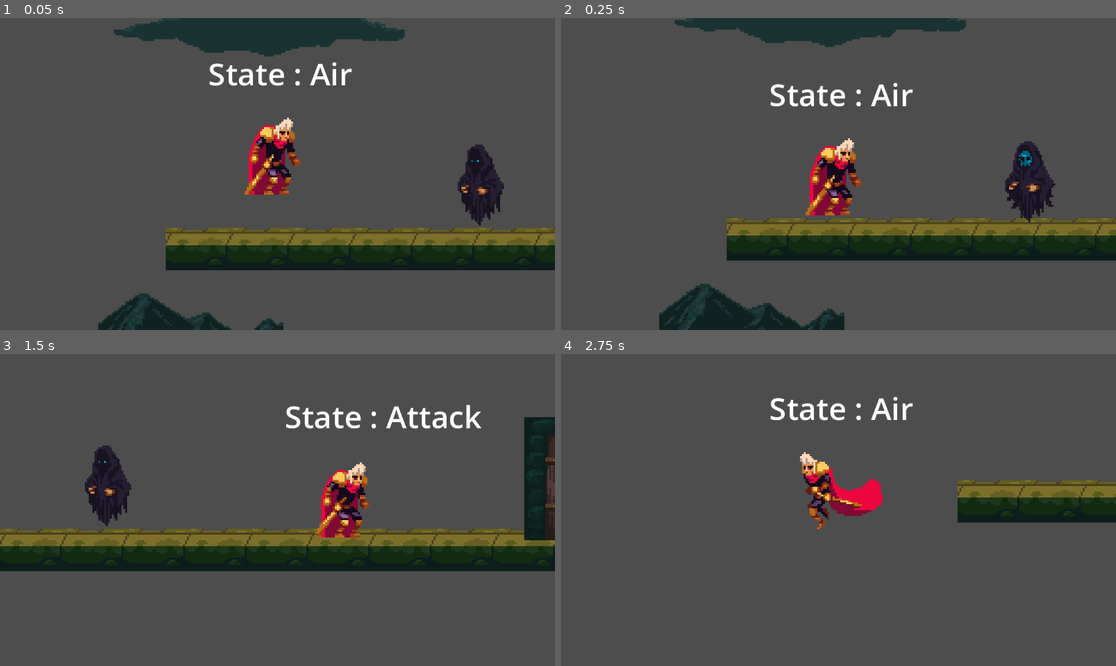
Above: before the commit, frames 1-4 (two rows, left to right).
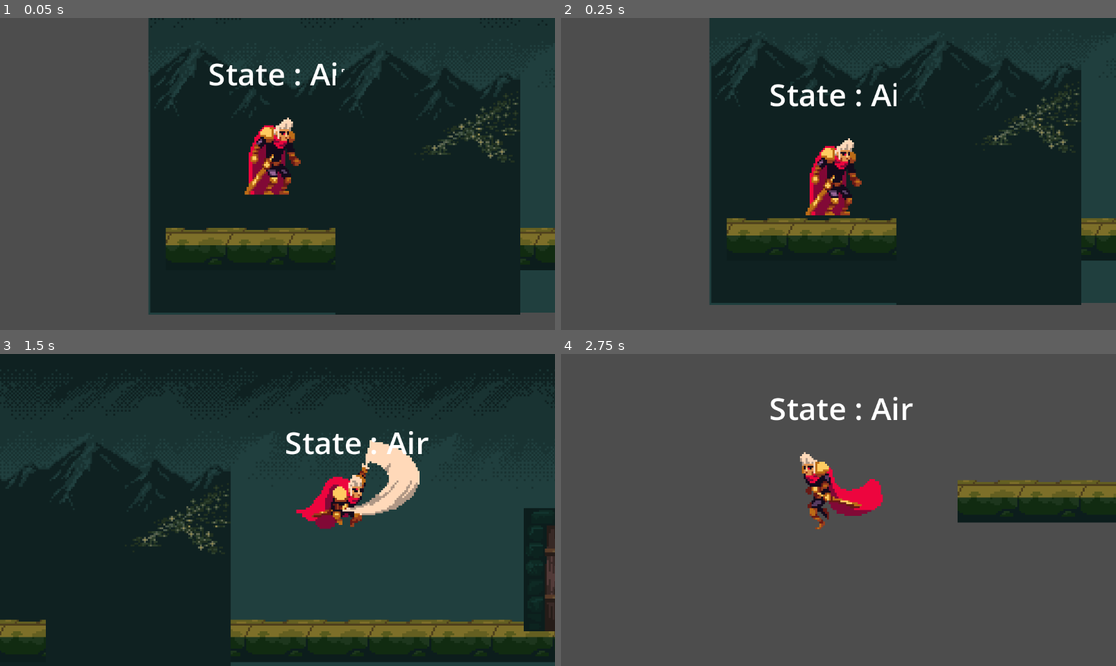
Above: after the commit, the same moments.

Repository: Ai2045/Godot_Game
Game: Godot game, scene res://Levels/test_level.tscn
The game is run twice, just before and just after one commit, with the same random seed, the same clock (stepped at 60 frames per second) and the same inputs.
Inputs:
- Up to frame 1 (0.05 s): no input
- Up to frame 2 (0.25 s): no input
- Up to frame 3 (1.5 s): hold D (right) from 0.53 s (still down); tap Space (jump) at 0.6, 0.77, 1.07 s; tap F (attack) at 1.35 s
- Up to frame 4 (2.75 s): tap Space (jump) at 1.52, 1.55, 1.82, 2.1 s; release D (right) at 2.03 s; hold A (left) from 2.03 s (still down)

The runs differ from the first frame. In frame 1, 56% of the frame differs, in the area x 17-100%, y 0-100%; in frame 2, 56%; in frame 3, 94%, in the area x 0-100%, y 0-100%; in frame 4, nothing differs.

Commit message:
init background

Diff:
--- a/Character/player.gd
+++ b/Character/player.gd
@@ -2,7 +2,7 @@
 
 class_name  Player
 @export var speed: float = 200.0
-@export var jump_velocity: float = -150.0
+@export var jump_velocity: float = -250.0
 
 @onready var sprite: Sprite2D = $Sprite2D
 @onready var animation_tree: AnimationTree = $AnimationTree
--- a/Levels/test_level.tscn
+++ b/Levels/test_level.tscn
@@ -935,20 +935,38 @@
 position = Vector2(342.5, 63.5)
 shape = SubResource("RectangleShape2D_1emlp")
 
-[node name="ParallaxBackground" type="ParallaxBackground" parent="."]
-
-[node name="sky" type="Sprite2D" parent="ParallaxBackground"]
-position = Vector2(-64, 4)
+[node name="backGround" type="ParallaxBackground" parent="."]
+
+[node name="skyLayer" type="ParallaxLayer" parent="backGround"]
+
+[node name="sky" type="Sprite2D" parent="backGround/skyLayer"]
+position = Vector2(23, 23)
 texture = ExtResource("6_1bolm")
 
-[node name="ParallaxLayer" type="ParallaxLayer" parent="ParallaxBackground"]
-
-[node name="Night-town-background-mountains" type="Sprite2D" parent="."]
-position = Vector2(-3, 151)
+[node name="sky2" type="Sprite2D" parent="backGround/skyLayer"]
+position = Vector2(116, 23)
+texture = ExtResource("6_1bolm")
+
+[node name="sky3" type="Sprite2D" parent="backGround/skyLayer"]
+position = Vector2(212, 22)
+texture = ExtResource("6_1bolm")
+
+[node name="sky4" type="Sprite2D" parent="backGround/skyLayer"]
+position = Vector2(307, 23)
+texture = ExtResource("6_1bolm")
+
+[node name="sky5" type="Sprite2D" parent="backGround/skyLayer"]
+position = Vector2(400, 23)
+texture = ExtResource("6_1bolm")
+
+[node name="mountainsLayer" type="ParallaxLayer" parent="backGround"]
+
+[node name="mountain" type="Sprite2D" parent="backGround/mountainsLayer"]
+position = Vector2(24, 22)
 texture = ExtResource("7_egh7q")
 
 [node name="Night-town-background-mountains-lights" type="Sprite2D" parent="."]
-position = Vector2(-72, 283)
+position = Vector2(120, 23)
 texture = ExtResource("8_78hil")
 
 [node name="Night-town-background-forest" type="Sprite2D" parent="."]
@@ -960,7 +978,7 @@
 texture = ExtResource("10_qwuu5")
 
 [node name="Night-town-background-clouds" type="Sprite2D" parent="."]
-position = Vector2(-31, 3)
+position = Vector2(-379, 349)
 texture = ExtResource("11_7ysa1")
 
 [node name="CanvasLayer" type="CanvasLayer" parent="."]
